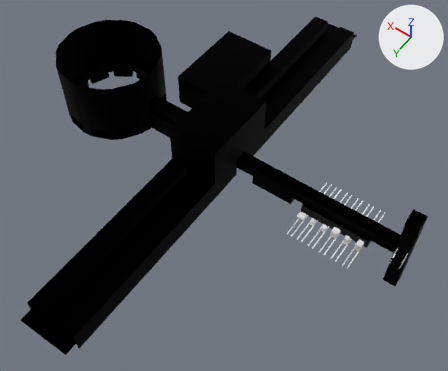
The FBX model Assets/Models/Places/base corridors.fbx: old version first, new version second.
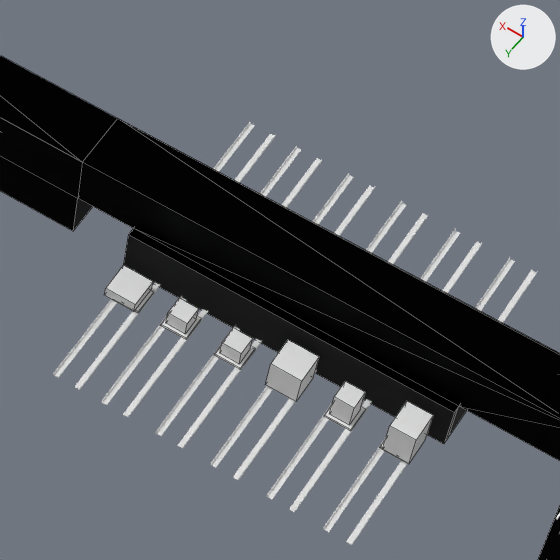
There are two pictures of each version: one whole from a 50 mm camera at (-45.0, 284.0, 397.0) aimed at (141.0, 24.0, -11.0), one close up on the part from 61% to 87% of the width and 42% to 73% of the height. The lights are fixed; the arrows at upper right show +X, +Y and +Z. The close-ups show mesh edges as thin lines. Where no turn or scale is listed for an object, it has been applied to the vertices.

Before the edit, the objects in view are built like this:
```python
me_куб_003 = bpy.data.meshes.new('Куб.003')
me_куб_003.from_pydata(...)  # 24 vertices, 16 faces; spans x -2.5..2.5, y -31.5..31.5, z -0.2..0.3
me_куб_031 = bpy.data.meshes.new('Куб.031')
me_куб_031.from_pydata(...)  # a box spanning x -2.59..2.01, y -19.23..-13.63, z 0.6..7.6
me_куб_033 = bpy.data.meshes.new('Куб.033')
me_куб_033.from_pydata(...)  # a box spanning x -1.8..1.8, y -2.3..1.3, z -3.0..2.0
me_куб_035 = bpy.data.meshes.new('Куб.035')
me_куб_035.from_pydata(...)  # a box spanning x -2.8..2.8, y -2.8..2.8, z -2.5..3.5
me_куб_037 = bpy.data.meshes.new('Куб.037')
me_куб_037.from_pydata(...)  # a box spanning x -1.8..1.8, y -1.8..1.8, z -1.5..1.5
me_куб_039 = bpy.data.meshes.new('Куб.039')
me_куб_039.from_pydata(...)  # a box spanning x -1.8..1.8, y -1.8..1.8, z -2.0..1.0
me_куб_041 = bpy.data.meshes.new('Куб.041')
me_куб_041.from_pydata(...)  # a box spanning x -2.8..2.8, y -2.8..2.8, z -2.5..-0.5
ob_box_002 = bpy.data.objects.new('Box.002', me_куб_031)
ob_box_002.location = (20.6, 32.7, -7.7)
ob_box_005 = bpy.data.objects.new('Box.005', me_куб_033)
ob_box_005.location = (30.8, 16.8, -4.1)
ob_box_008 = bpy.data.objects.new('Box.008', me_куб_035)
ob_box_008.location = (40.8, 16.3, -4.6)
ob_box_011 = bpy.data.objects.new('Box.011', me_куб_037)
ob_box_011.location = (50.8, 16.3, -5.6)
ob_box_016 = bpy.data.objects.new('Box.016', me_куб_041)
ob_box_016.location = (70.8, 16.3, -4.6)
ob_pboxlatform_033 = bpy.data.objects.new('PBoxlatform.033', me_куб_039)
ob_pboxlatform_033.location = (60.8, 16.3, -5.1)
ob_rail_1_001 = bpy.data.objects.new('Rail 1.001', me_куб_003)
ob_rail_1_001.location = (30.8, 5.3, -7.4)
# also in view: 'Rail 1.002' at (41.0, 5.0, -7.0); 'Rail 1.005' at (70.0, 5.0, -7.0); 'Rail 1.004' at (61.0, 5.0, -7.0); 'Rail 1.003' at (51.0, 5.0, -7.0); 'Base corridors 2' at (83.0, 5.0, 3.0)
```
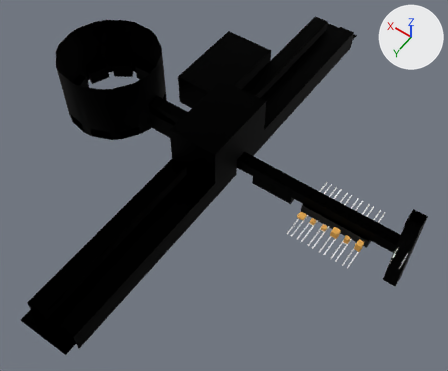
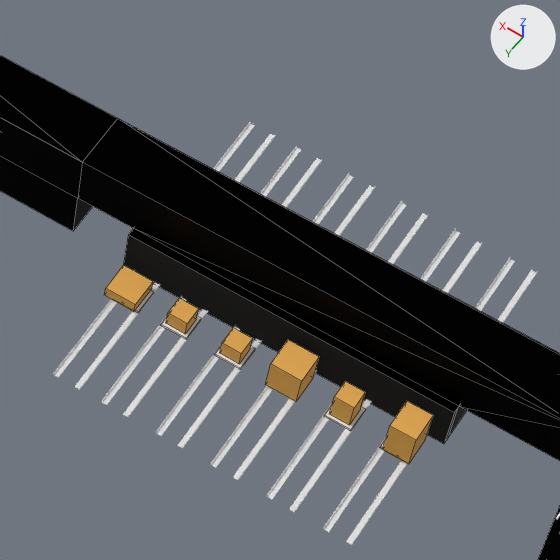
Pixel boxes (x1, y1, x2, y2) of what changed, in the close-ups (560 x 560 px):
'Box.008', recoloured (white to orange): (266, 340, 319, 402) in both
'Box.002', recoloured (white to orange): (383, 401, 433, 464) in both
'Box.016', recoloured (white to orange): (105, 265, 153, 311) in both
'Box.005', recoloured (white to orange): (330, 381, 365, 425) in both
'Box.011', recoloured (white to orange): (220, 328, 253, 364) in both
'PBoxlatform.033', recoloured (white to orange): (166, 298, 198, 334) in both

The change, as a list of edits to the scene's bpy script:
```text
Add mat_box:
    mat_box = principled_material('Box')
    mat_box.base_color = (0.801, 0.408, 0.0771)  # orange #e7ab4e
    mat_box.roughness = 0.75
Change me_куб_033:
    where me_куб_033.from_pydata(...)  # 8 vertices, 6 faces; spans x -1.8..1.8, y -2.3..1.3, z -3.0..2.0
    add me_куб_033.materials.append(mat_box)  # orange #e7ab4e
Change me_куб_041:
    where me_куб_041.from_pydata(...)  # 8 vertices, 6 faces; spans x -2.8..2.8, y -2.8..2.8, z -2.5..-0.5
    add me_куб_041.materials.append(mat_box)  # orange #e7ab4e
Change me_куб_035:
    where me_куб_035.from_pydata(...)  # 8 vertices, 6 faces; spans x -2.8..2.8, y -2.8..2.8, z -2.5..3.5
    add me_куб_035.materials.append(mat_box)  # orange #e7ab4e
Change me_куб_039:
    where me_куб_039.from_pydata(...)  # 8 vertices, 6 faces; spans x -1.8..1.8, y -1.8..1.8, z -2.0..1.0
    add me_куб_039.materials.append(mat_box)  # orange #e7ab4e
Change me_куб_031:
    where me_куб_031.from_pydata(...)  # 8 vertices, 6 faces; spans x -2.59..2.01, y -19.23..-13.63, z 0.6..7.6
    add me_куб_031.materials.append(mat_box)  # orange #e7ab4e
Change me_куб_037:
    where me_куб_037.from_pydata(...)  # 8 vertices, 6 faces; spans x -1.8..1.8, y -1.8..1.8, z -1.5..1.5
    add me_куб_037.materials.append(mat_box)  # orange #e7ab4e
```
